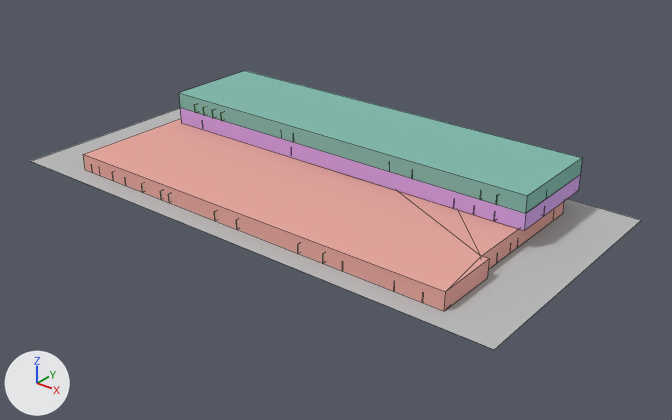
The Blender file Modelos/BUA_Edificio.blend as it was, and as the next commit left it.
One viewpoint serves both versions: a camera (50 mm lens) standing at (157.6, -189.3, 112.2) and looking at (7.5, -1.7, -4.1). Every picture has the same lights, and +X, +Y and +Z are marked at lower left. Mesh edges are drawn as thin lines.

The first picture shows 'Paredes Planta Baja', 'Paredes Primera Planta', 'Paredes Segunda Planta', 'Plano'.
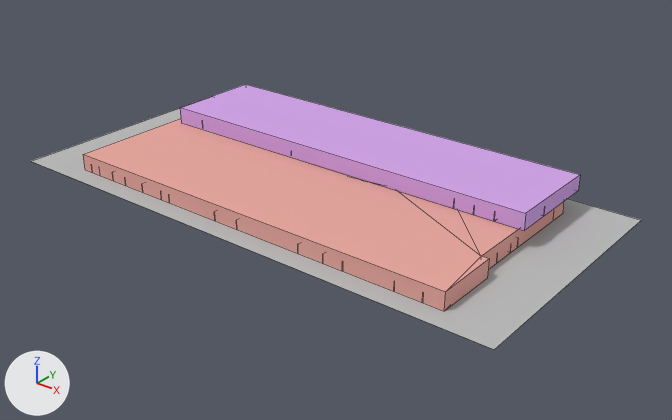
Boxes (x1, y1, x2, y2) around the edits, measured in the pictures (672 x 420 px):
'Paredes Segunda Planta', hidden (cyan)
    before: (179, 71, 582, 214)
'Paredes Primera Planta', unchanged, uncovered by the edit
    before: (180, 108, 580, 230)
    after: (180, 84, 580, 230)

Patch to the scene script:
```diff
--- a/Modelos/BUA_Edificio.blend.py
+++ b/Modelos/BUA_Edificio.blend.py
@@ ob_paredes_segunda_planta @@
 ob_paredes_segunda_planta.location = (50.1, 13.5, 12.0)
+ob_paredes_segunda_planta.hide_set(True)
```
